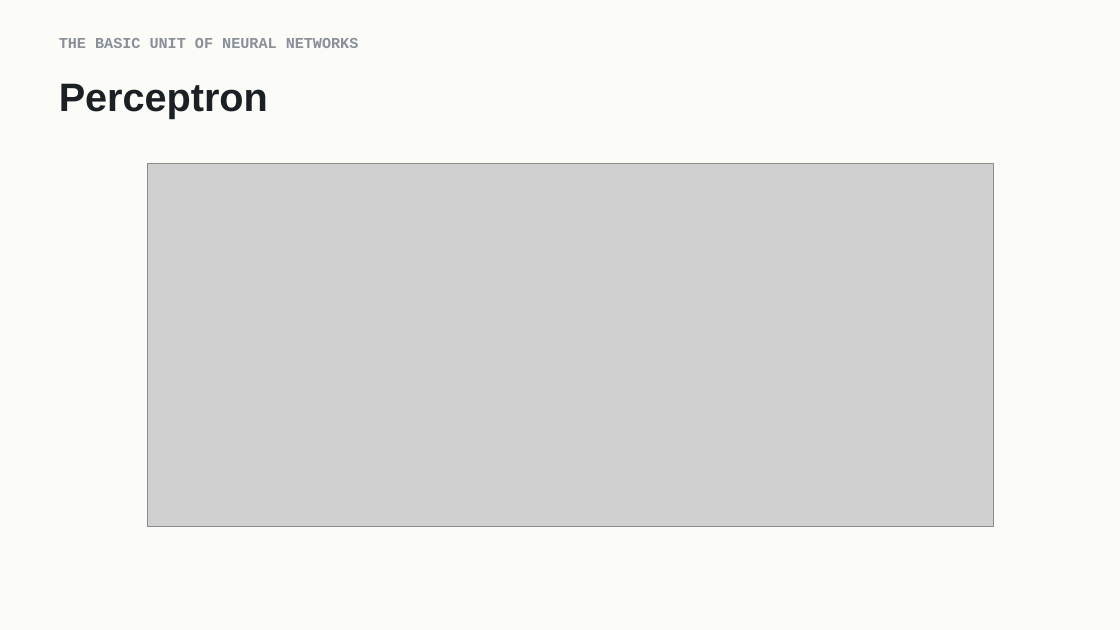
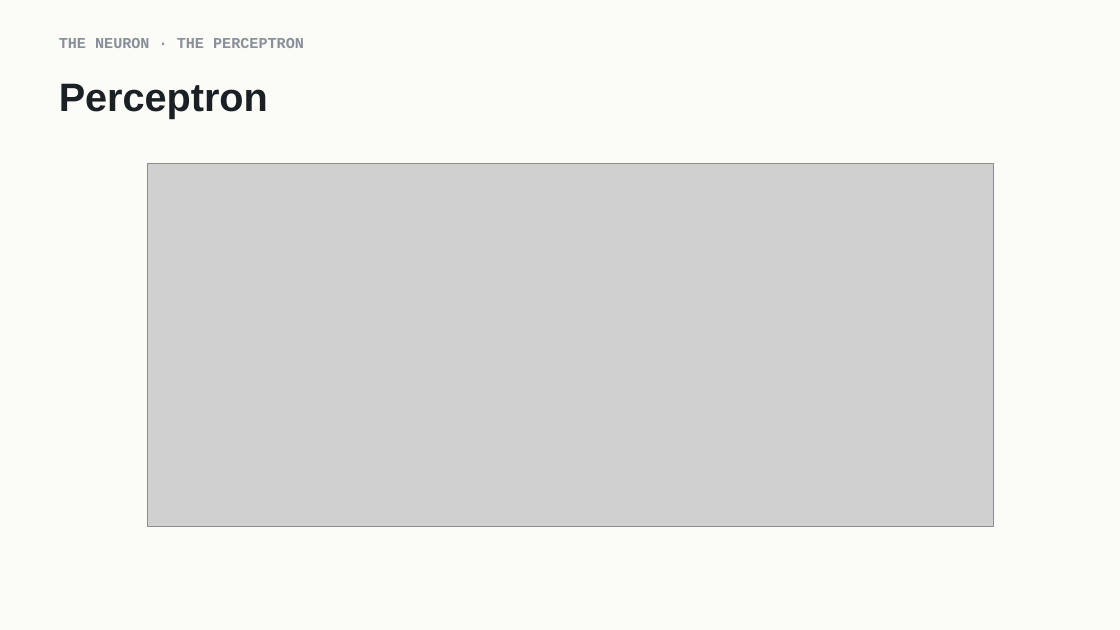
Before and after one commit to indigobio/msacl_dl_course, a slide deck: slide 11 of slides/pptx/lecture01_intro.pptx. Drawn at 1120x630 pixels with LibreOffice and Linux fonts; fonts in the diff are those of the drawing; grey boxes stand for pictures. Boxes give left, top, right and bottom in pixels: in the first picture for what was removed or moved away, otherwise in the second. Text is boxed around its words. In the diff, an @@ line names an element or a change of style, - is before the commit and + after.

```diff
--- a/slides/pptx/lecture01_intro.pptx
+++ b/slides/pptx/lecture01_intro.pptx
@@ text at [59, 38, 304, 48]: text changed @@
-THE BASIC UNIT OF NEURAL NETWORKS
+THE NEURON · THE PERCEPTRON
```
Also in this commit, not shown: 3 other slides changed, 15 other files.
